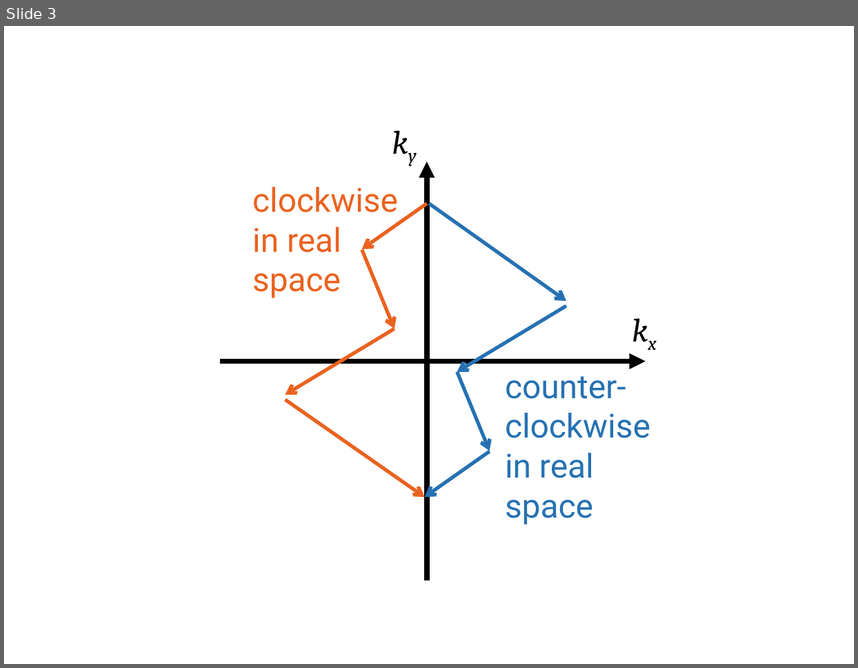
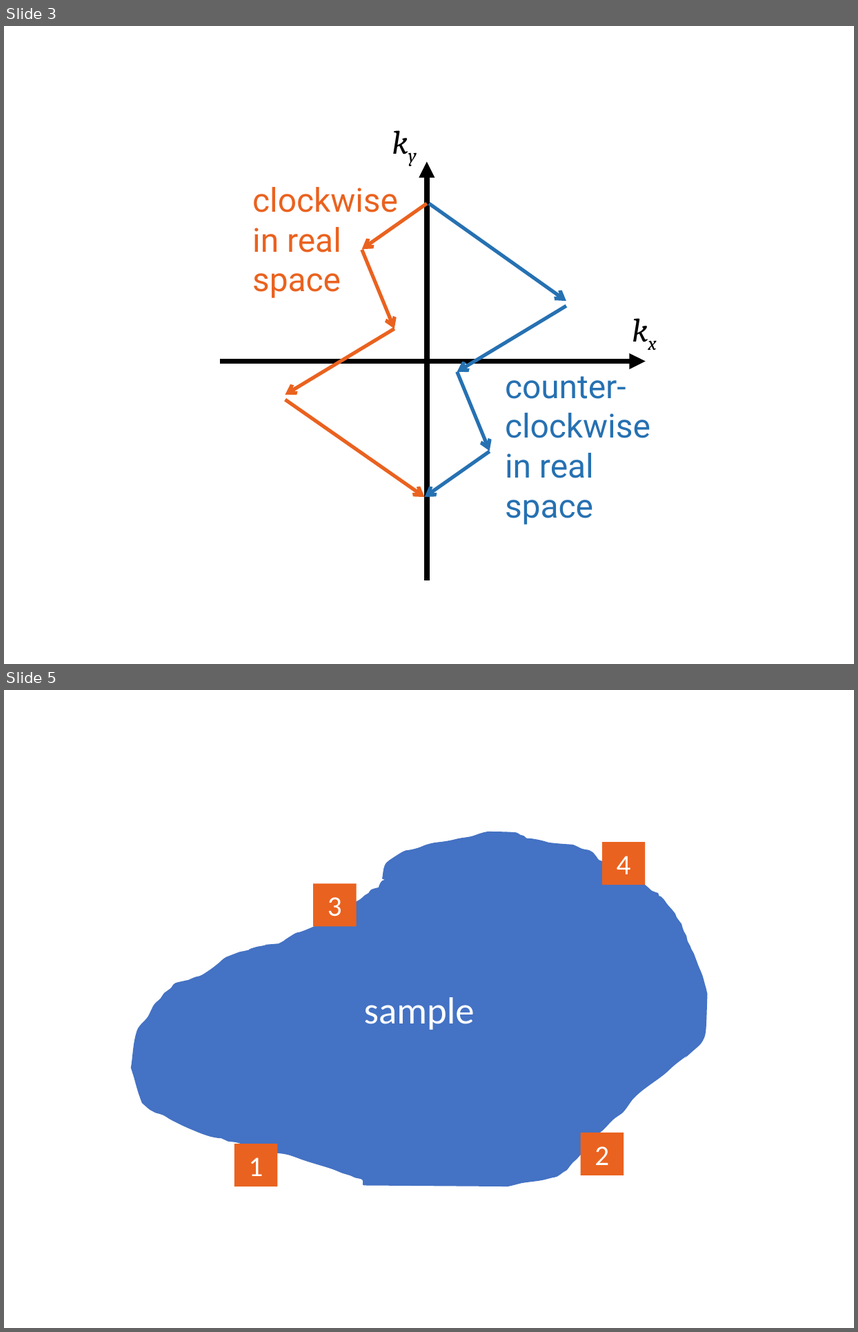
Before and after one commit to qiiyang/thesis, a slide deck: figs_misc/sketches.pptx. Shown one above the other, each under a label of ours: slide 3 before the commit, slides 3 and 5 after it; the slides between them are not shown. The pictures are 858x668 and 858x1332 pixels, drawn with LibreOffice and Linux fonts; fonts in the diff are those of the drawing. Boxes give left, top, right and bottom in pixels: in the first picture for what was removed or moved away, otherwise in the second. Text is boxed around its words. In the diff, an @@ line names an element or a change of style, - is before the commit and + after.

```diff
--- a/figs_misc/sketches.pptx
+++ b/figs_misc/sketches.pptx
@@ slide 5 added at (4,690,854,1328), background #FFFFFF @@
@@ freeform shape added at (131,831,707,1185), fill #4472C4, 32 pt, text #FFFFFF @@
+sample
@@ rectangle added at (602,842,646,885), fill #EA621F, 24 pt, text #FFFFFF @@
+4
@@ rectangle added at (313,884,357,926), fill #EA621F, 24 pt, text #FFFFFF @@
+3
@@ rectangle added at (234,1143,278,1185), fill #EA621F, 24 pt, text #FFFFFF @@
+1
@@ rectangle added at (580,1132,624,1174), fill #EA621F, 24 pt, text #FFFFFF @@
+2
```
Also in this commit, not shown: 1 other slide added, 4 other files.
